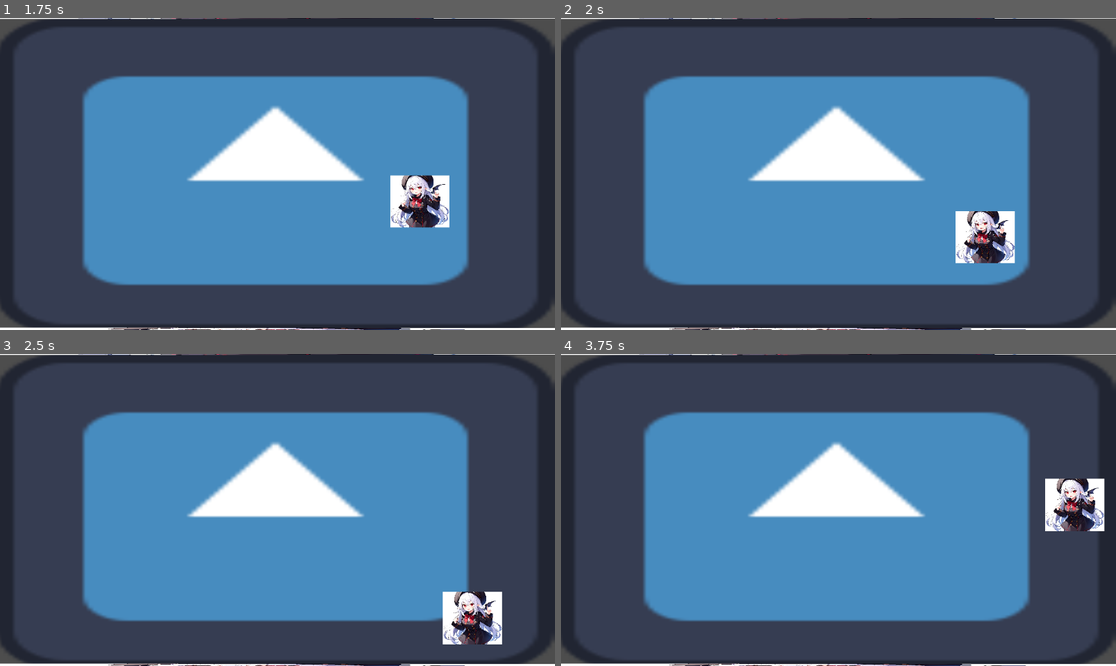
Above: before the commit, frames 1-4 (two rows, left to right).
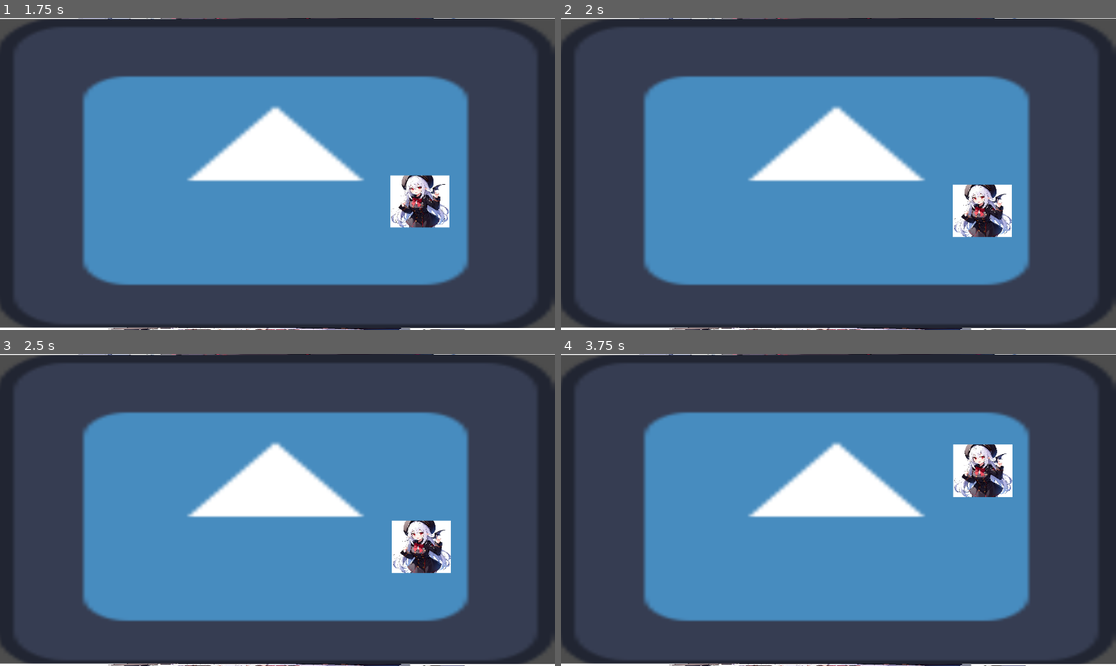
Above: after the commit, the same moments.

Repository: Lucas-FAlves/LudumDare_54_Godot
Game: Godot game, scene res://Scenes/Level.tscn
The game is run twice, just before and just after one commit, with the same random seed, the same clock (stepped at 60 frames per second) and the same inputs. The engine's default icon, where the game draws it, is replaced by a stand-in: a white triangle on a blue panel in a dark square.
Inputs:
- Up to frame 1 (1.75 s): tap Enter at 0.5 s; hold D (Move_Right) 0.53-1.28 s; hold S (Move_Down) from 1.28 s (still down)
- Up to frame 2 (2 s): keep holding S (Move_Down)
- Up to frame 3 (2.5 s): release S (Move_Down) at 2.03 s; hold D (Move_Right) from 2.03 s (still down)
- Up to frame 4 (3.75 s): release D (Move_Right) at 2.78 s; hold W (Move_Up) 2.78-3.53 s; hold A (Move_Left) from 3.53 s (still down)

Frame 1 is identical in both runs. In frame 2, 2.5% of the frame differs, in the area x 70-82%, y 53-79%; in frame 3, 3.6%; in frame 4, 3.6%, in the area x 70-98%, y 28-57%.
Error before the commit: Invalid call to function 'move_and_slide' in base 'CharacterBody2D (Player_Movement.gd)'. Expected 0 arguments. (res://Scenes/triggertentaculo.gd:13)

Commit message:
tentaculos funcionais

Diff:
--- a/Scenes/Level.tscn
+++ b/Scenes/Level.tscn
@@ -109,3 +109,4 @@
 debug_color = Color(0.560784, 0.560784, 0, 0.419608)
 
 [connection signal="body_entered" from="Area2D" to="Area2D" method="_on_body_entered"]
+[connection signal="timeout" from="Area2D/Timer" to="Area2D" method="_on_timer_timeout"]
--- a/Scenes/triggertentaculo.gd
+++ b/Scenes/triggertentaculo.gd
@@ -1,7 +1,7 @@
 extends Area2D
 
-const pushStrength = 500  # Força do empurrão
-const stunDuration = 2.0  # Duração do atordoamento em segundos
+const pushStrength = 10  # Força do empurrão
+const stunDuration = 1.0  # Duração do atordoamento em segundos
 
 var playerInArea = false
 
@@ -10,7 +10,7 @@
 		# Empurrar o jogador na direção oposta à área
 		var player = get_node("/root/Level/Player_Character")  # Substitua pelo caminho correto para o jogador
 		var direction = (player.global_position - global_position).normalized()
-		player.move_and_slide(-direction * pushStrength)
+		#player.global_position = Vector2(-direction*pushStrength)
 		playerInArea = false  # Evitar empurrões repetidos
 
 #func _on_Area2D_body_entered(body):
@@ -23,16 +23,15 @@
 #func _on_Area2D_body_entered(body):
 
 
-
-func _on_Timer_timeout():
-	var player = get_node("/root/Level/Player_Character")  # Substitua pelo caminho correto para o jogador
-	player.set_process(true)  # Restaurar o movimento do jogador
+func _on_body_entered(body):
+	if body.name == "Player_Character":  # Substitua pelo nome correto do jogador
+		playerInArea = true
+		body.set_physics_process(false)  # Impedir o movimento do jogador
+		$Timer.wait_time = stunDuration
+		$Timer.start()
 
 
 
-func _on_body_entered(body):
-	if body.name == "Player_Character":  # Substitua pelo nome correto do jogador
-		playerInArea = true
-		body.set_process(false)  # Impedir o movimento do jogador
-		$Timer.wait_time = stunDuration
-		$Timer.start()
+func _on_timer_timeout():
+	var player = get_node("/root/Level/Player_Character")  # Substitua pelo caminho correto para o jogador
+	player.set_physics_process(true)  # Restaurar o movimento do jogador
--- a/Scripts/Player_Movement.gd
+++ b/Scripts/Player_Movement.gd
@@ -4,9 +4,12 @@
 @export var aceleration = 1500
 @export var friction = 1200
 @export var axis = Vector2.ZERO
+var isFrozen = false
 
 func _physics_process(delta):
 	move(delta)
+
+
 
 func get_input_Axis():
 	#Verifica se o jogador tá pressionando para ir em direções opostas, se tiver elas se anulam
